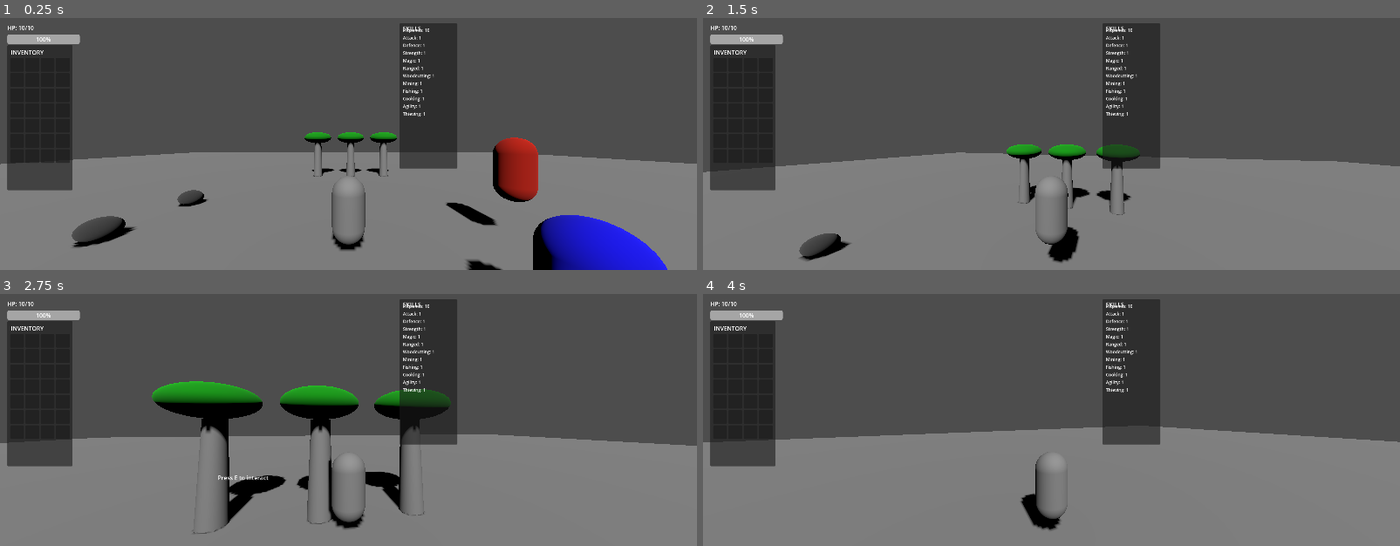
Above: before the commit, frames 1-4 (two rows, left to right).
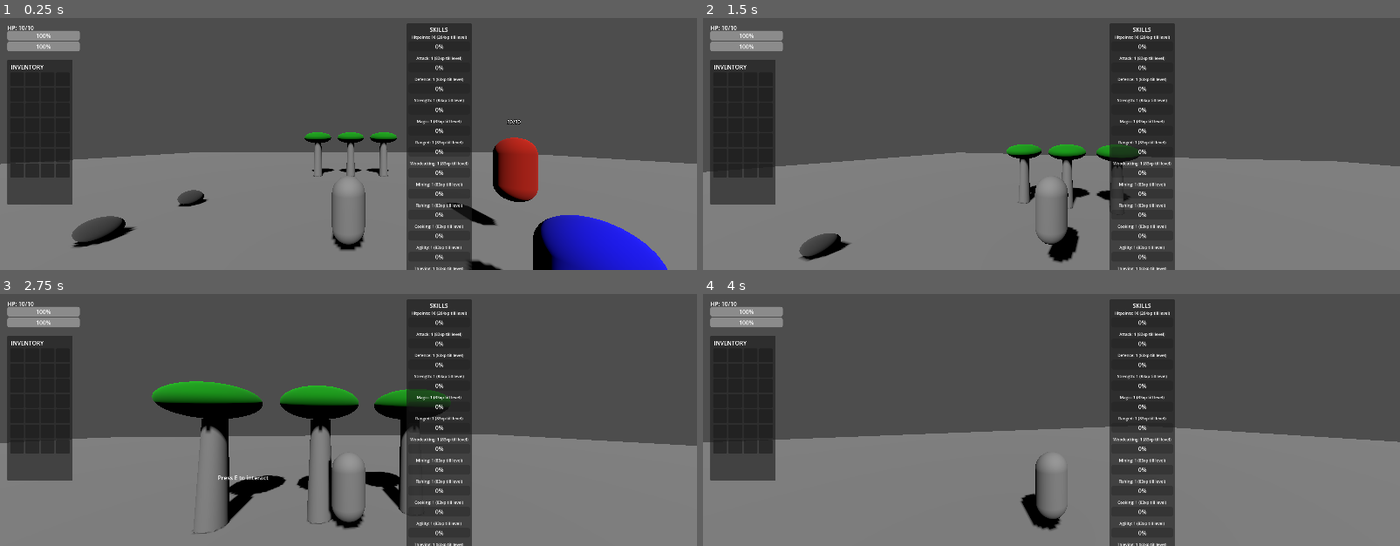
Above: after the commit, the same moments.

Repository: Knarf224/Knarfscape
Game: Godot game, scene res://scenes/world/main_world.tscn
The game is run twice, just before and just after one commit, with the same random seed, the same clock (stepped at 60 frames per second) and the same inputs.
Inputs (mouse positions are in pixels of both pictures, inside the frame that each line leads up to):
- Up to frame 1 (0.25 s): no input
- Up to frame 2 (1.5 s): move the mouse to (1086, 141) at 0.52 s; press the mouse at (1086, 141) at 0.53 s; hold W (move_forward) from 0.53 s (still down); tap Space (jump) at 0.77 s; move the mouse to (1016, 144) at 1.27 s; release the mouse at (1016, 144) at 1.28 s; click (1016, 144) at 1.35 s
- Up to frame 3 (2.75 s): keep holding W (move_forward); tap Space (jump) at 1.52 s; move the mouse to (362, 414) at 2.02 s; hold E (interact) from 2.03 s (still down); click (362, 414) at 2.3 s
- Up to frame 4 (4 s): keep holding W (move_forward); move the mouse to (1044, 422) at 2.77 s; release E (interact) at 2.78 s; tap Q (lock_on) at 2.85 s; tap Space (jump) at 3.02, 3.77 s; click (1044, 422) at 3.05 s; move the mouse to (1100, 422) at 3.52 s; hold Shift (run) from 3.53 s (still down); click (1100, 422) at 3.8 s

The runs differ from the first frame. In frame 1, 7.8% of the frame differs, in the area x 1-75%, y 2-100%; in frame 2, 7.9%, in the area x 1-68%, y 2-100%; in frame 3, 7.7%; in frame 4, 7.8%.

Commit message:
Skills panel XP progress bars, enemy health bars, enemy respawn, death system polished

Diff:
--- a/scenes/enemies/Enemy.tscn
+++ b/scenes/enemies/Enemy.tscn
@@ -28,3 +28,9 @@
 
 [node name="DetectionShape" type="CollisionShape3D" parent="DetectionZone"]
 shape = SubResource("SphereShape3D_ms4ju")
+
+[node name="HealthLabel" type="Label3D" parent="."]
+transform = Transform3D(1, 0, 0, 0, 1, 0, 0, 0, 1, 0, 1.5, 0)
+billboard = 1
+no_depth_test = true
+text = "30/30"
--- a/scenes/enemies/enemy.gd
+++ b/scenes/enemies/enemy.gd
@@ -12,6 +12,8 @@
 var current_health: float = 30.0
 var _can_attack := true
 var _attack_timer := 0.0
+var _spawn_position: Vector3
+const RESPAWN_DELAY: float = 5.0
 
 # ── AI STATE ───────────────────────────────────────
 enum State { IDLE, PATROL, CHASE, ATTACK, DEAD }
@@ -25,12 +27,15 @@
 # ── NODE REFERENCES ────────────────────────────────
 @onready var nav_agent = $NavigationAgent3D
 @onready var detection_zone = $DetectionZone
+@onready var health_label = $HealthLabel
 
 var _player = null
 
 # ──────────────────────────────────────────────────
 func _ready():
 	current_health = max_health
+	_spawn_position = global_position
+	_update_health_label()
 	add_to_group("enemies")
 	detection_zone.body_entered.connect(_on_body_entered_detection)
 	detection_zone.body_exited.connect(_on_body_exited_detection)
@@ -113,6 +118,11 @@
 	look_target.y = global_position.y
 	look_at(look_target, Vector3.UP)
 
+# ── Update Health ────────────────────────────────────
+func _update_health_label():
+	if health_label:
+		health_label.text = str(int(current_health)) + "/" + str(int(max_health))
+
 # ── ATTACK ─────────────────────────────────────────
 func _do_attack(delta):
 	if _player == null:
@@ -153,36 +163,61 @@
 func take_damage(amount: float):
 	if state == State.DEAD:
 		return
-
 	current_health -= amount
+	_update_health_label()
 	print(enemy_name + " takes " + str(amount) + " damage! HP: " + str(current_health) + "/" + str(max_health))
-
-	# Always chase when hit
 	if _player == null:
 		_player = get_tree().get_first_node_in_group("players")
 	state = State.CHASE
-
 	if current_health <= 0:
 		_die()
 
-# ── DEATH ──────────────────────────────────────────
+# ── DEATH/RESPAWN ──────────────────────────────────────────
 func _die():
 	state = State.DEAD
 	velocity = Vector3.ZERO
 	print(enemy_name + " has been defeated!")
 
-	# Grant XP rewards
 	if GameManager.skills:
 		GameManager.skills.add_xp("hitpoints", xp_reward * 0.33)
 		GameManager.skills.add_xp("attack", xp_reward * 0.33)
 		GameManager.skills.add_xp("strength", xp_reward * 0.33)
 
-	# Update quest objectives
 	QuestManager.update_quest_objective("first_blood", 0)
 
-	# Remove from scene after short delay
-	await get_tree().create_timer(0.5).timeout
-	queue_free()
+	# Hide enemy instead of deleting it
+	visible = false
+	health_label.visible = false
+
+	# Disable collision and detection
+	$CollisionShape3D.disabled = true
+	detection_zone.monitoring = false
+	detection_zone.monitorable = false
+
+	# Wait then respawn
+	await get_tree().create_timer(RESPAWN_DELAY).timeout
+	_do_respawn()
+
+func _do_respawn():
+	print(enemy_name + " has respawned!")
+	current_health = max_health
+	state = State.IDLE
+	_player = null
+
+	# Return to original spawn position
+	global_position = _spawn_position
+
+	# Show enemy again
+	visible = true
+	health_label.visible = true
+	_update_health_label()
+
+	# Re-enable collision and detection
+	$CollisionShape3D.disabled = false
+	detection_zone.monitoring = true
+	detection_zone.monitorable = true
+
+	_set_new_patrol_target()
 
 # ── DETECTION ──────────────────────────────────────
 func _on_body_entered_detection(body):
--- a/scenes/player/player.gd
+++ b/scenes/player/player.gd
@@ -282,13 +282,20 @@
 func _respawn():
 	print("Respawning player...")
 	_is_dead = false
-	GameManager.stats.health_current = 1.0
+
+	# Restore HP to current hitpoints level
+	var hp_level = GameManager.skills.get_level("hitpoints")
+	GameManager.stats.health_current = float(hp_level)
+	GameManager.stats.health_max = float(hp_level)
+
+	# Move to spawn point
 	var spawn = get_tree().get_first_node_in_group("spawn_points")
 	if spawn:
 		global_position = spawn.global_position
 	else:
 		global_position = _spawn_point
+
 	set_physics_process(true)
 	set_process_input(true)
 	_capture_mouse()
-	print("You respawned! Find your grave to recover your items.")
+	print("You respawned with " + str(hp_level) + " HP!")
--- a/scenes/ui/hud.gd
+++ b/scenes/ui/hud.gd
@@ -14,11 +14,14 @@
 	_update_stamina_bar()
 	_check_interaction_prompt()
 
+
 func _update_health_bar():
 	if GameManager.stats:
 		health_bar.max_value = GameManager.stats.health_max
 		health_bar.value = GameManager.stats.health_current
-		health_label.text = "HP: " + str(int(GameManager.stats.health_current)) + "/" + str(int(GameManager.stats.health_max))
+		var current = str(int(GameManager.stats.health_current))
+		var maximum = str(int(GameManager.stats.health_max))
+		health_label.text = "HP: " + current + "/" + maximum
 
 func _update_stamina_bar():
 	if GameManager.stats:
--- a/scenes/ui/hud.tscn
+++ b/scenes/ui/hud.tscn
@@ -7,17 +7,17 @@
 
 [node name="HealthBar" type="ProgressBar" parent="."]
 offset_left = 20.0
-offset_top = 50.0
+offset_top = 40.0
 offset_right = 220.0
-offset_bottom = 77.0
+offset_bottom = 67.0
 max_value = 10.0
 value = 10.0
 
 [node name="StaminaBar" type="ProgressBar" parent="."]
 offset_left = 20.0
-offset_top = 50.0
+offset_top = 70.0
 offset_right = 220.0
-offset_bottom = 77.0
+offset_bottom = 97.0
 max_value = 10.0
 value = 10.0
 
--- a/scenes/ui/inventory_ui.tscn
+++ b/scenes/ui/inventory_ui.tscn
@@ -7,11 +7,12 @@
 
 [node name="Background" type="Panel" parent="."]
 offset_left = 20.0
-offset_top = 80.0
+offset_top = 120.0
 offset_right = 200.0
-offset_bottom = 480.0
+offset_bottom = 520.0
 
 [node name="Title" type="Label" parent="Background"]
+layout_mode = 0
 offset_left = 10.0
 offset_top = 8.0
 offset_right = 101.0
--- a/scenes/ui/skills_panel.gd
+++ b/scenes/ui/skills_panel.gd
@@ -2,37 +2,88 @@
 
 @onready var skill_list = $Background/SkillList
 
-var _skill_labels: Dictionary = {}
+var _skill_widgets: Dictionary = {}
 
 func _ready():
+	await get_tree().process_frame
+	if skill_list == null:
+		push_error("SkillList node not found!")
+		return
 	_build_skill_list()
 	GameManager.skills.skill_leveled_up.connect(_on_level_up)
 	GameManager.skills.xp_gained.connect(_on_xp_gained)
 
 func _build_skill_list():
-	# Clear existing
 	for child in skill_list.get_children():
 		child.queue_free()
-	_skill_labels.clear()
+	_skill_widgets.clear()
 
-	# Build a label for each skill
 	for skill_name in GameManager.skills.get_skill_list():
+		var container = VBoxContainer.new()
+		container.custom_minimum_size = Vector2(170, 0)
+
+		# Skill label — centered
 		var label = Label.new()
-		var level = GameManager.skills.get_level(skill_name)
-		label.text = skill_name.capitalize() + ": " + str(level)
-		label.add_theme_font_size_override("font_size", 12)
-		skill_list.add_child(label)
-		_skill_labels[skill_name] = label
+		label.add_theme_font_size_override("font_size", 11)
+		label.text = _format_skill_text(skill_name)
+		label.horizontal_alignment = HORIZONTAL_ALIGNMENT_CENTER
+		label.autowrap_mode = TextServer.AUTOWRAP_WORD_SMART
+		container.add_child(label)
 
-func _on_level_up(skill_name: String, new_level: int):
-	if _skill_labels.has(skill_name):
-		_skill_labels[skill_name].text = skill_name.capitalize() + ": " + str(new_level)
+		# Progress bar
+		var bar = ProgressBar.new()
+		bar.min_value = 0.0
+		bar.max_value = 100.0
+		bar.value = _get_xp_percentage(skill_name)
+		bar.custom_minimum_size = Vector2(170, 12)
+		bar.show_percentage = true
+		container.add_child(bar)
+
+		# Spacer
+		var spacer = Control.new()
+		spacer.custom_minimum_size = Vector2(0, 3)
+		container.add_child(spacer)
+
+		skill_list.add_child(container)
+
+		_skill_widgets[skill_name] = {
+			"label": label,
+			"bar": bar
+		}
+
+func _format_skill_text(skill_name: String) -> String:
+	var level = GameManager.skills.get_level(skill_name)
+	var xp_to_next = GameManager.skills.get_xp_to_next_level(skill_name)
+	if level >= 50:
+		return skill_name.capitalize() + ": " + str(level) + " (MAX)"
+	return skill_name.capitalize() + ": " + str(level) + " (" + str(int(xp_to_next)) + "xp till level)"
+
+func _get_xp_percentage(skill_name: String) -> float:
+	var level = GameManager.skills.get_level(skill_name)
+	if level >= 50:
+		return 100.0
+	var xp_table = GameManager.skills.XP_TABLE
+	var xp_current = GameManager.skills.get_xp(skill_name)
+	var xp_start_of_level = xp_table[level - 1]
+	var xp_end_of_level = xp_table[level]
+	var xp_into_level = xp_current - xp_start_of_level
+	var xp_needed_for_level = xp_end_of_level - xp_start_of_level
+	if xp_needed_for_level <= 0:
+		return 0.0
+	return (xp_into_level / xp_needed_for_level) * 100.0
+
+func _on_level_up(skill_name: String, _new_level: int):
+	_update_skill_widget(skill_name)
 
 func _on_xp_gained(skill_name: String, _amount: float):
-	# Update label to show current level
-	if _skill_labels.has(skill_name):
-		var level = GameManager.skills.get_level(skill_name)
-		_skill_labels[skill_name].text = skill_name.capitalize() + ": " + str(level)
+	_update_skill_widget(skill_name)
+
+func _update_skill_widget(skill_name: String):
+	if not _skill_widgets.has(skill_name):
+		return
+	var widget = _skill_widgets[skill_name]
+	widget["label"].text = _format_skill_text(skill_name)
+	widget["bar"].value = _get_xp_percentage(skill_name)
 
 func toggle_visible():
 	visible = not visible
--- a/scenes/ui/skills_panel.tscn
+++ b/scenes/ui/skills_panel.tscn
@@ -6,20 +6,22 @@
 script = ExtResource("1_tdt37")
 
 [node name="Background" type="Panel" parent="."]
-offset_left = 1100.0
+offset_left = 1120.0
 offset_top = 20.0
-offset_right = 1260.0
-offset_bottom = 420.0
+offset_right = 1300.0
+offset_bottom = 770.0
 
 [node name="SkillList" type="VBoxContainer" parent="Background"]
-offset_left = 10.0
-offset_top = 10.0
-offset_right = 150.0
-offset_bottom = 390.0
+layout_mode = 0
+offset_left = 5.0
+offset_top = 30.0
+offset_right = 175.0
+offset_bottom = 775.0
 
 [node name="Title" type="Label" parent="Background"]
-offset_left = 10.0
-offset_top = 2.0
-offset_right = 61.0
-offset_bottom = 25.0
+layout_mode = 0
+offset_top = 5.0
+offset_right = 180.0
+offset_bottom = 28.0
 text = "SKILLS"
+horizontal_alignment = 1
